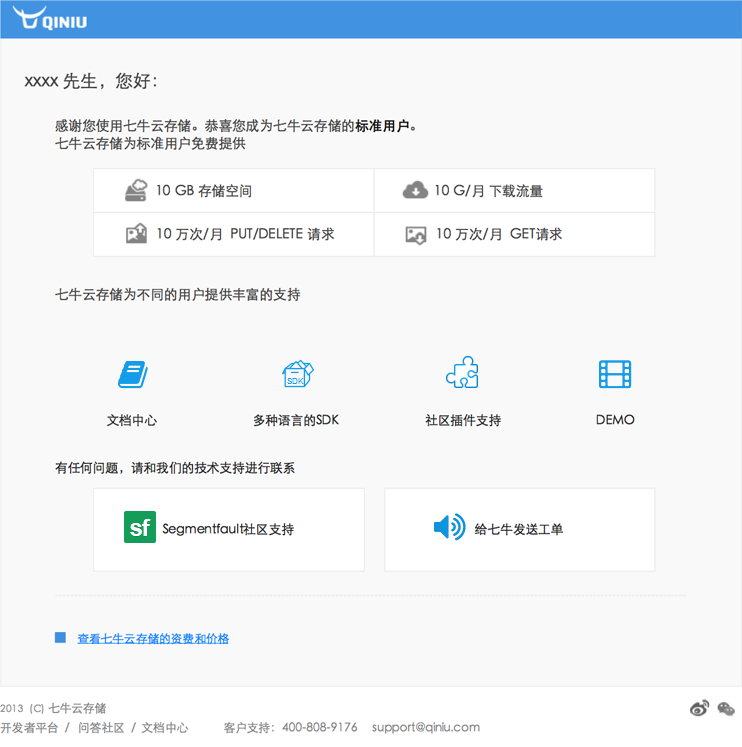
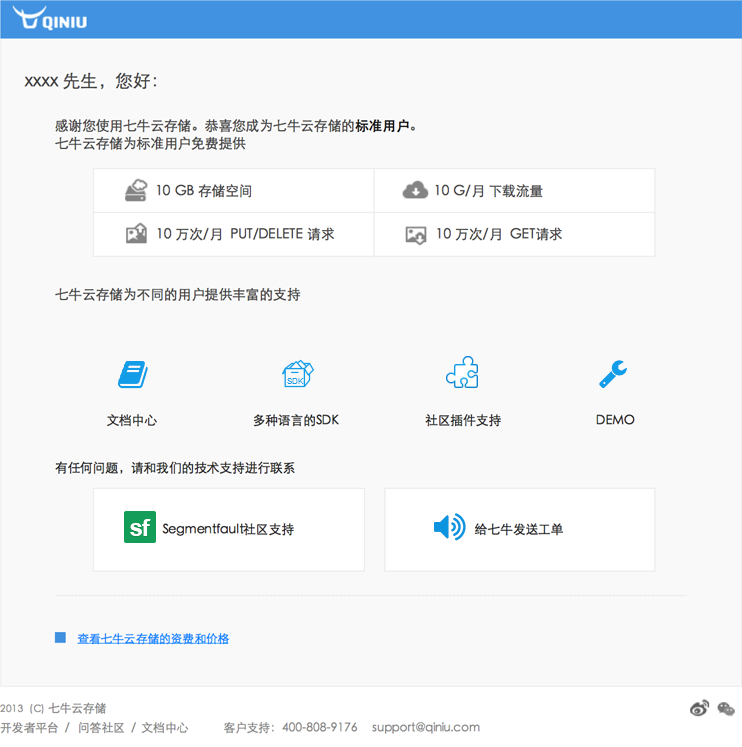
Layered file, before and after one edit (742px x 747px). Changes by layer:
painted on (unnamed layer) (2nd of 3) over (599, 360, 632, 389)
